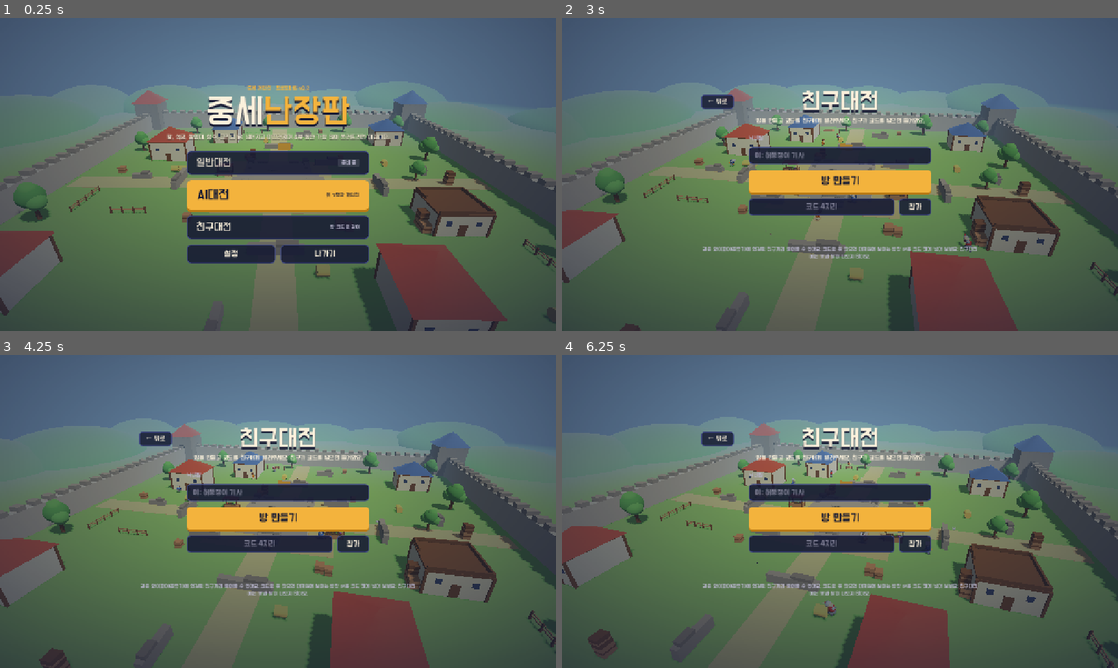
Above: before the commit, frames 1-4 (two rows, left to right).
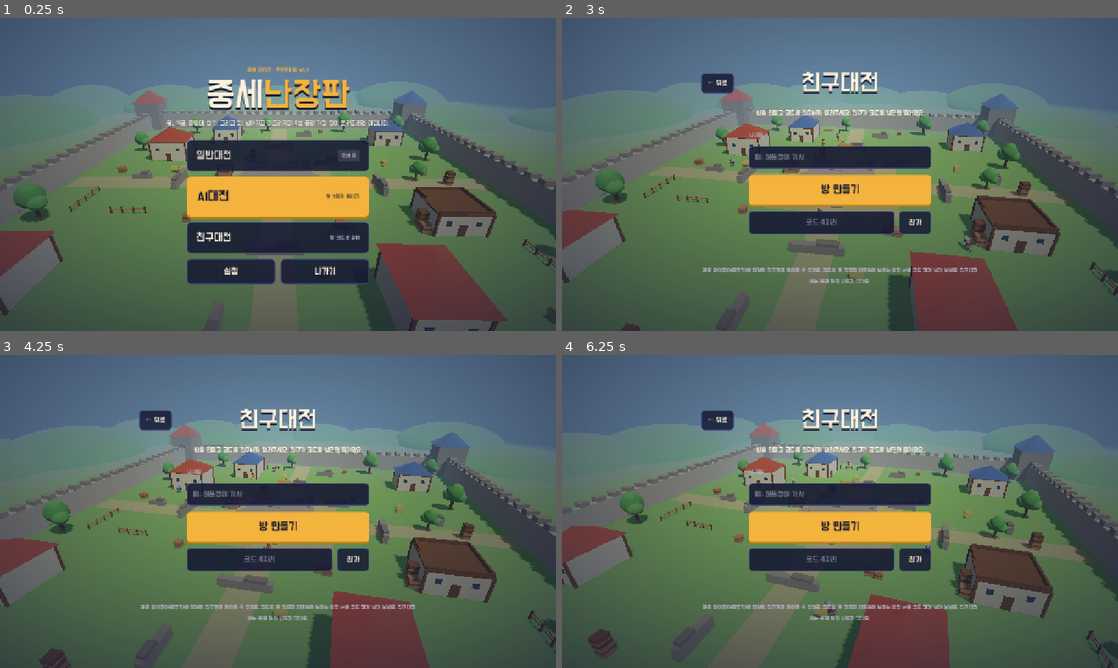
Above: after the commit, the same moments.

Repository: apply2/jungse-nanjangpan
Game: Godot game, scene res://scenes/main.tscn
Same seed, same stepped clock (60 frames per second), same inputs: the game is played once before the commit and once after it.
Inputs (mouse positions are in pixels of both pictures, inside the frame that each line leads up to):
- Up to frame 1 (0.25 s): no input
- Up to frame 2 (3 s): move the mouse to (962, 158) at 0.52 s; hold D (move_right) 0.53-1.28 s; hold Right mouse button (aim) 0.53-1.28 s; click (962, 158) at 0.67 s; tap Space (jump) at 0.77, 1.07, 1.52, 1.82 s; move the mouse to (728, 190) at 1.27 s; hold S (move_back) 1.28-2.03 s; tap 1 (class_1) at 1.35 s; click (728, 190) at 1.42 s; move the mouse to (895, 105) at 2.02 s; hold D (move_right) 2.03-2.78 s; tap 2 (class_2) at 2.1 s; click (895, 105) at 2.17 s; move the mouse to (812, 237) at 2.77 s; hold W (move_forward) from 2.78 s (still down); tap 3 (class_3) at 2.85 s; click (812, 237) at 2.92 s
- Up to frame 3 (4.25 s): tap Space (jump) at 3.02, 3.32, 3.77, 4.07 s; move the mouse to (444, 558) at 3.52 s; release W (move_forward) at 3.53 s; hold A (move_left) from 3.53 s (still down); tap 4 (class_4) at 3.6 s; click (444, 558) at 3.67 s
- Up to frame 4 (6.25 s): move the mouse to (673, 464) at 4.27 s; tap Ctrl (crouch) at 4.35 s; click (673, 464) at 4.42 s; tap Space (jump) at 4.52, 4.82, 6.02 s; move the mouse to (867, 511) at 5.02 s; release A (move_left) at 5.03 s; press the mouse at (867, 511) at 5.03 s; hold S (move_back) 5.03-5.78 s; move the mouse to (756, 433) at 5.77 s; release the mouse at (756, 433) at 5.78 s; hold D (move_right) from 5.78 s (still down); tap E (interact) at 5.85 s; click (756, 433) at 5.92 s

The runs differ from the first frame. In frame 1, 11% of the frame differs, in the area x 30-70%, y 15-86%; in frame 2, 9.5%; in frame 3, 9.5%; in frame 4, 9.5%.

Commit message:
10단계 웹 내보내기·최적화 + 특수 아이템 등장 설명 문구 제거
- 웹 내보내기 설정(export_presets.cfg, 스레드 없는 빌드). 결과물 export/web은 git에 안 올림
- 최적화: 맵 정적 조각·캐릭터 관절별 조각·구름을 정점 색 메시로 합침 (Meshes.merge)
  → 경기 중 그리기 호출 약 1300 → 200
- 웹 대응: 폰트에 없는 · … ⚠ 를 Noto 부분 폰트(OFL)로 대체, 친구대전은 PC 전용 알림,
  마우스 잠금이 풀리면 일시정지 (HTML pointerlockchange)
- 저격총·AK·말 등장 알림의 설명 문구 제거 (사용자 요청)
- test_fx: 의상 조각 수는 합치기 전 기준으로 셈, 합쳐서 줄었는지 확인 추가

Co-Authored-By: Claude Opus 5.5 <noreply@anthropic.com>

Diff:
--- a/scripts/derp_model.gd
+++ b/scripts/derp_model.gd
@@ -20,6 +20,7 @@
 var weapons := {}   # 무기 키 → 손에 든 무기 노드 (든 것만 보임)
 var pupils: Array = []  # [{m: MeshInstance3D, r: float}]
 var mk := {}            # 래그돌 점: head·shL·shR·pelvis·handL·handR·footL·footR
+var part_count := 0     # 합치기 전 메시 수 (테스트용 — 의상이 다 만들어졌는지)
 
 # 애니메이션 상태 (HTML 엔티티의 wob/nk/eye 필드)
 var phase := 0.0
@@ -72,6 +73,64 @@
 	_skirt.height = 0.55
 	_skirt.radial_segments = 18
 	_build()
+	_merge(self)
+
+
+## 최적화(10단계): 같은 관절에 붙은 움직이지 않는 조각들을 메시 하나로 합친다 (캐릭터 하나 70~100번 → 20번 안팎).
+## 눈동자(굴러다님)와 무기(바꿔 들고 따로 움직임)는 그대로 둔다. 번쩍임은 합친 재질도 같이 바뀐다.
+func _merge(n: Node3D) -> void:
+	part_count = _count_meshes(n)
+	var skip := {}
+	for pp: Dictionary in pupils:
+		skip[pp.m] = true
+	for w: Node3D in weapons.values():
+		skip[w] = true
+	_merge_node(n, skip)
+
+
+static func _count_meshes(n: Node) -> int:
+	var c := 1 if n is MeshInstance3D else 0
+	for ch in n.get_children():
+		c += _count_meshes(ch)
+	return c
+
+
+func _merge_node(n: Node3D, skip: Dictionary) -> void:
+	var groups := {true: [], false: []}
+	for c in n.get_children():
+		if skip.has(c):
+			continue
+		if c is MeshInstance3D and c.get_child_count() == 0 and (c as MeshInstance3D).material_override is StandardMaterial3D:
+			var mi := c as MeshInstance3D
+			groups[mi.cast_shadow != GeometryInstance3D.SHADOW_CASTING_SETTING_OFF].append(mi)
+		elif c is Node3D:
+			_merge_node(c, skip)
+	var in_helm := helm != null and (n == helm or helm.is_ancestor_of(n))
+	for shadow: bool in [true, false]:
+		var list: Array = groups[shadow]
+		if list.size() < 2:
+			continue
+		var items := []
+		for mi: MeshInstance3D in list:
+			items.append([mi.mesh, (mi.material_override as StandardMaterial3D).albedo_color, mi.transform])
+		var out := MeshInstance3D.new()
+		out.mesh = Meshes.merge(items)
+		out.material_override = _vc_mat(in_helm)
+		out.cast_shadow = GeometryInstance3D.SHADOW_CASTING_SETTING_ON if shadow else GeometryInstance3D.SHADOW_CASTING_SETTING_OFF
+		n.add_child(out)
+		for mi: MeshInstance3D in list:
+			mi.free()
+
+
+## 합친 조각용 정점 색 재질 (모델마다 하나, 투구는 따로 — 번쩍임용 emission은 _mat과 같게)
+func _vc_mat(in_helm: bool) -> StandardMaterial3D:
+	var cache := _helm_mats if in_helm else _mats
+	if not cache.has("vc"):
+		var m := Meshes.vertex_color_mat()
+		m.emission_enabled = true
+		m.emission = Color.BLACK
+		cache["vc"] = m
+	return cache["vc"]
 
 
 func _part(m: Mesh, hex: int, pos: Vector3, scl: Vector3, parent: Node3D, shadow := true) -> MeshInstance3D:
--- a/scripts/game_data.gd
+++ b/scripts/game_data.gd
@@ -305,7 +305,16 @@
 
 func _ready() -> void:
 	_setup_input()
+	_setup_font_fallbacks()
 	load_settings()
+
+
+## 도현 폰트에 없는 글자(· … ⚠)를 Noto에서 빌려 온다. PC는 시스템 폰트로 대신 그리지만
+## 웹에는 시스템 폰트가 없어서 네모(□)로 나온다 (10단계). 두 파일은 그 글자만 남긴 1KB짜리다.
+func _setup_font_fallbacks() -> void:
+	var f: FontFile = load("res://fonts/DoHyeon-Regular.ttf")
+	if f.fallbacks.is_empty():
+		f.fallbacks = [load("res://fonts/NotoSans-Bold-sub.ttf"), load("res://fonts/NotoSansSymbols2-sub.ttf")]
 
 
 func load_settings() -> void:
--- a/scripts/items.gd
+++ b/scripts/items.gd
@@ -134,19 +134,20 @@
 
 
 ## 아이템이 나타났다는 알림 + 소리 (친구대전 손님은 방장이 알려줄 때 부른다)
+## 등장 알림은 제목만 띄운다 (설명 문구는 사용자 요청으로 뺌)
 func announce(key: String) -> void:
 	var me_in := combat.me != null and not combat.me.spectating
 	match key:
 		"sn":
-			banner.emit("대물 저격총이 나타났다!", "빛기둥에 닿으면 바로 주워집니다 · 5발 · 한 발에 한 명")
+			banner.emit("대물 저격총이 나타났다!", "")
 			if me_in:
 				Sfx.play("bell")
 		"ak":
-			banner.emit("AK-47이 나타났다!", "빛기둥에 닿으면 바로 주워집니다 · 25발 연사 · 우클릭 정조준")
+			banner.emit("AK-47이 나타났다!", "")
 			if me_in:
 				Sfx.play("bell")
 		"hs":
-			banner.emit("기사의 말이 나타났다!", "올라타면 7초 동안 마상창 돌격 · 찔리면 멀리 날아감")
+			banner.emit("기사의 말이 나타났다!", "")
 			if me_in:
 				Sfx.play("neigh", horse.pos)
 
--- a/scripts/main.gd
+++ b/scripts/main.gd
@@ -17,6 +17,7 @@
 var bots: Array[PlayerController] = []
 var state := "menu"
 var _lobby_t := 0.0
+var _was_locked := false  # 웹: 지난 프레임에 마우스가 잠겨 있었나
 var time_left: float = GameData.MATCH_TIME
 
 
@@ -296,6 +297,7 @@
 
 
 func _process(dt: float) -> void:
+	_check_web_lock()
 	if net.on:
 		if (state == "playing" or state == "paused") and not net.is_host:  # 방장 시계에 맞춰가며 줄임
 			time_left = maxf(0.0, time_left - dt / maxf(Engine.time_scale, 0.01))
@@ -341,6 +343,16 @@
 	sun.look_at_from_position(Vector3(35, 70, 22), Vector3.ZERO)
 
 
+## 웹에선 Esc를 브라우저가 먼저 가져가 마우스 잠금만 풀린다 → 잠금이 풀리면 일시정지 (HTML pointerlockchange)
+func _check_web_lock() -> void:
+	if not OS.has_feature("web"):
+		return
+	var locked := Input.mouse_mode == Input.MOUSE_MODE_CAPTURED
+	if _was_locked and not locked and state == "playing":
+		pause_game()
+	_was_locked = locked
+
+
 func _unhandled_input(event: InputEvent) -> void:
 	if state != "playing":
 		return
--- a/scripts/menu.gd
+++ b/scripts/menu.gd
@@ -237,6 +237,9 @@
 	nav.add_child(ai)
 	var fr := UiKit.navbtn("친구대전", "방 코드로 같이")
 	fr.pressed.connect(func() -> void:
+		if OS.has_feature("web"):  # 같은 와이파이 직접 연결(ENet·UDP)은 브라우저에서 못 함
+			toast("친구대전은 PC 버전에서만 할 수 있어요.")
+			return
 		_friend_status.text = ""
 		_nick.text = GameData.nick
 		show_page("friend"))
--- a/scripts/meshes.gd
+++ b/scripts/meshes.gd
@@ -234,3 +234,56 @@
 	b.size = Vector3.ONE
 	_cache.box = b
 	return b
+
+
+## 최적화(10단계): 여러 조각을 정점 색이 든 메시 하나로 합친다 → 그리기 호출 한 번.
+## items = [[Mesh, Color(sRGB), Transform3D], …]. 짝이 되는 재질은 vertex_color_mat().
+static func merge(items: Array) -> ArrayMesh:
+	var verts := PackedVector3Array()
+	var norms := PackedVector3Array()
+	var cols := PackedColorArray()
+	var idx := PackedInt32Array()
+	for it: Array in items:
+		var m: Mesh = it[0]
+		var col: Color = it[1]
+		var xf: Transform3D = it[2]
+		var nxf := Transform3D(xf.basis.inverse().transposed(), Vector3.ZERO)  # 늘인 조각의 법선
+		for si in m.get_surface_count():
+			var arr := m.surface_get_arrays(si)
+			var v: PackedVector3Array = arr[Mesh.ARRAY_VERTEX]
+			var base := verts.size()
+			verts.append_array(xf * v)
+			norms.append_array(nxf * (arr[Mesh.ARRAY_NORMAL] as PackedVector3Array))  # 셰이더가 다시 정규화함
+			var c := PackedColorArray()
+			c.resize(v.size())
+			c.fill(col)
+			cols.append_array(c)
+			var ind: PackedInt32Array = arr[Mesh.ARRAY_INDEX]
+			if ind.is_empty():
+				ind = PackedInt32Array(range(v.size()))
+			if base == 0:
+				idx.append_array(ind)
+			else:
+				var n := idx.size()
+				idx.resize(n + ind.size())
+				for k in ind.size():
+					idx[n + k] = ind[k] + base
+	var a := []
+	a.resize(Mesh.ARRAY_MAX)
+	a[Mesh.ARRAY_VERTEX] = verts
+	a[Mesh.ARRAY_NORMAL] = norms
+	a[Mesh.ARRAY_COLOR] = cols
+	a[Mesh.ARRAY_INDEX] = idx
+	var am := ArrayMesh.new()
+	am.add_surface_from_arrays(Mesh.PRIMITIVE_TRIANGLES, a)
+	return am
+
+
+## merge()로 합친 메시용 재질 (GameData.mat과 같은 색이 나오게 정점 색을 sRGB로 읽음)
+static func vertex_color_mat() -> StandardMaterial3D:
+	var m := StandardMaterial3D.new()
+	m.vertex_color_use_as_albedo = true
+	m.vertex_color_is_srgb = true
+	m.roughness = 1.0
+	m.metallic_specular = 0.0
+	return m
--- a/scripts/world_builder.gd
+++ b/scripts/world_builder.gd
@@ -42,6 +42,7 @@
 	body.name = "Colliders"
 	add_child(body)
 	build()
+	_merge_static()
 	_build_spawns()
 
 
@@ -91,6 +92,57 @@
 	add_child(holder)
 	var mi := mesh(_roof, hex, Vector3.ZERO, Vector3.ONE, true, holder)
 	mi.rotation.y = PI / 4.0
+
+
+## 최적화(10단계): 움직이지 않는 맵 조각 460여 개를 그림자 켬/끔 두 덩어리로 합친다.
+## 색은 정점 색으로 넣어 재질 하나로 그린다 → 그리기 호출이 수백 번에서 몇 번으로 준다 (웹에서 특히 중요).
+## 구름(움직임)과 깃발(셰이더)은 그대로 둔다.
+func _merge_static() -> void:
+	var parts := {true: [], false: []}
+	var cloud_set := {}
+	for c in _clouds:
+		cloud_set[c] = true
+	for mi in _static_meshes(self, cloud_set):
+		var sm := mi.material_override as StandardMaterial3D
+		parts[mi.cast_shadow != GeometryInstance3D.SHADOW_CASTING_SETTING_OFF].append([mi, sm.albedo_color, _local_xform(mi)])
+	var mat := Meshes.vertex_color_mat()
+	for shadow: bool in [true, false]:
+		if (parts[shadow] as Array).is_empty():
+			continue
+		var out := MeshInstance3D.new()
+		out.name = "Static" if shadow else "StaticNoShadow"
+		out.mesh = Meshes.merge((parts[shadow] as Array).map(func(it: Array) -> Array: return [(it[0] as MeshInstance3D).mesh, it[1], it[2]]))
+		out.material_override = mat
+		out.cast_shadow = GeometryInstance3D.SHADOW_CASTING_SETTING_ON if shadow else GeometryInstance3D.SHADOW_CASTING_SETTING_OFF
+		add_child(out)
+	for shadow: bool in [true, false]:
+		for it: Array in parts[shadow]:
+			var mi: MeshInstance3D = it[0]
+			var par := mi.get_parent()
+			mi.free()
+			if par != self and par.get_child_count() == 0:  # 지붕 받침 노드
+				par.free()
+
+
+func _static_meshes(n: Node, skip: Dictionary) -> Array[MeshInstance3D]:
+	var out: Array[MeshInstance3D] = []
+	for c in n.get_children():
+		if skip.has(c) or c == body:
+			continue
+		if c is MeshInstance3D and (c as MeshInstance3D).material_override is StandardMaterial3D:
+			out.append(c)
+		out.append_array(_static_meshes(c, skip))
+	return out
+
+
+## World 기준 변환 (부모 노드를 따라 올라가며 곱함)
+func _local_xform(n: Node3D) -> Transform3D:
+	var t := n.transform
+	var p := n.get_parent()
+	while p != self:
+		t = (p as Node3D).transform * t
+		p = p.get_parent()
+	return t
 
 
 func overlaps_any(p: Vector3, r: float, h: float) -> bool:
@@ -235,14 +287,16 @@
 	for n in 9:
 		var g := Node3D.new()
 		add_child(g)
+		var puffs := []  # 구름 하나 = 공 4개를 합친 메시 하나 (10단계 최적화)
 		for j in 4:
-			var s := MeshInstance3D.new()
-			s.mesh = _sph
-			s.material_override = cloud_mat
-			s.cast_shadow = GeometryInstance3D.SHADOW_CASTING_SETTING_OFF
-			s.scale = Vector3(_rng.randf_range(4, 7), _rng.randf_range(2.5, 4), _rng.randf_range(4, 6))
-			s.position = Vector3(j * 4 - 6, _rng.randf_range(-1, 1), _rng.randf_range(-2, 2))
-			g.add_child(s)
+			var scl := Vector3(_rng.randf_range(4, 7), _rng.randf_range(2.5, 4), _rng.randf_range(4, 6))
+			var pos := Vector3(j * 4 - 6, _rng.randf_range(-1, 1), _rng.randf_range(-2, 2))
+			puffs.append([_sph, Color.WHITE, Transform3D(Basis.from_scale(scl), pos)])
+		var s := MeshInstance3D.new()
+		s.mesh = Meshes.merge(puffs)
+		s.material_override = cloud_mat
+		s.cast_shadow = GeometryInstance3D.SHADOW_CASTING_SETTING_OFF
+		g.add_child(s)
 		g.position = Vector3(_rng.randf_range(-140, 140), _rng.randf_range(55, 75), _rng.randf_range(-140, 140))
 		_clouds.append(g)
 
--- a/tests/test_fx.gd
+++ b/tests/test_fx.gd
@@ -199,8 +199,9 @@
 	var counts := {}
 	for k2 in G.CLASS_ORDER:
 		var m = load("res://scripts/derp_model.gd").new(k2)
-		counts[k2] = count_meshes(m)
+		counts[k2] = m.part_count  # 조각은 합쳐서 그리므로 합치기 전 수를 센다
 		check(k2 + " 래그돌 점 8개", m.mk.size() == 8, "")
+		check(k2 + " 조각을 합쳐서 메시 수가 줄어듦", count_meshes(m) < m.part_count * 0.65, "%d → %d (남은 건 대부분 손에 드는 무기 4종)" % [m.part_count, count_meshes(m)])
 		m.free()
 	check("의상 조각 (야만인 표범무늬·수염, 궁수 리벳, 석궁병 방패, 성직자 영대)", counts.barbarian > 70 and counts.archer > 45 and counts.crossbow > 45 and counts.cleric > 40, str(counts))
 
Not shown, added: export_presets.cfg
Binary file added: fonts/NotoSans-Bold-sub.ttf
Not shown, added: fonts/NotoSans-Bold-sub.ttf.import
Binary file added: fonts/NotoSansSymbols2-sub.ttf
Not shown, added: fonts/NotoSansSymbols2-sub.ttf.import
Not shown, added: fonts/OFL-Noto.txt
Not shown, changed: CLAUDE.md
